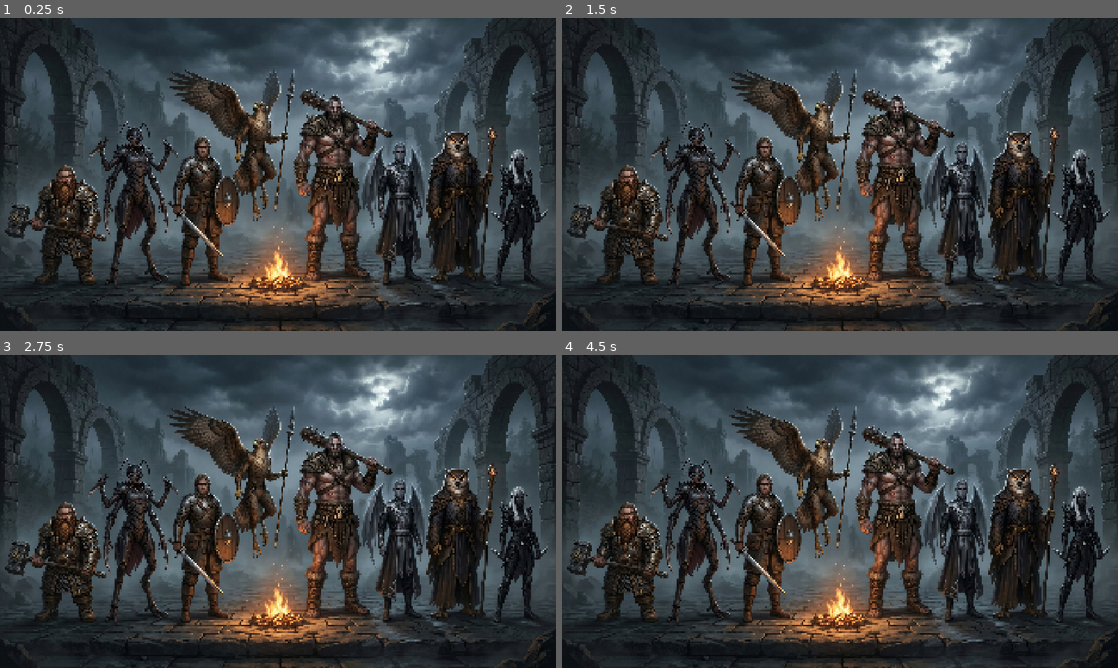
Above: before the commit, frames 1-4 (two rows, left to right).
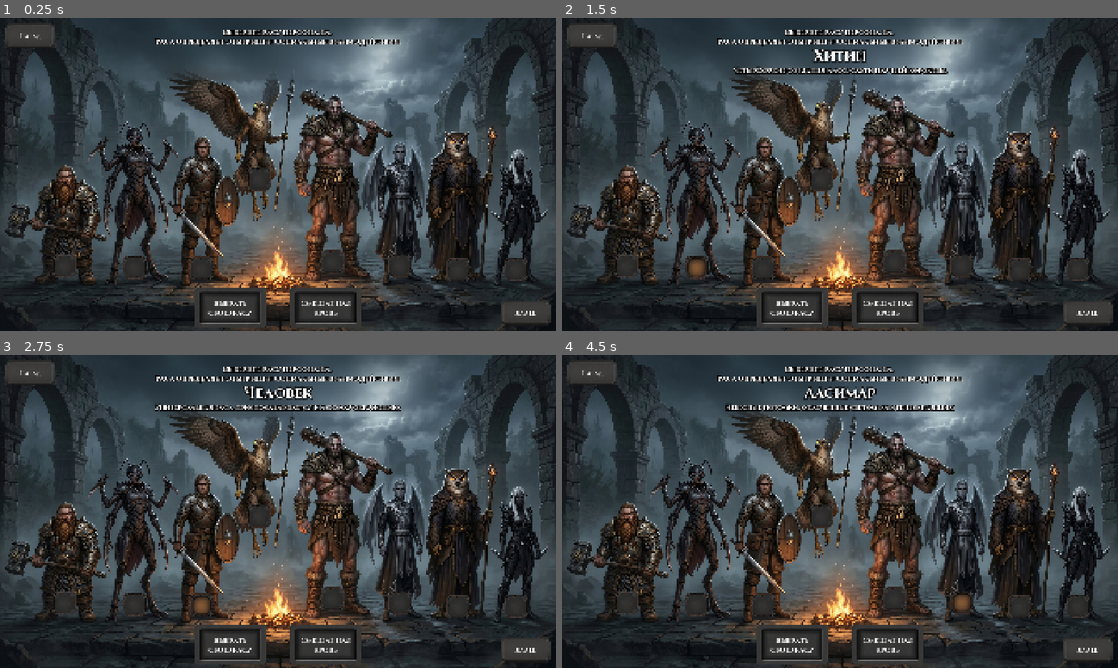
Above: after the commit, the same moments.

Repository: Brodyaga20/DND_Ecosystem
Game: Godot game, scene res://Scenes/RaceSelect.tscn
Two runs of this game, one before a commit and one after it. Both use one fixed random seed, a clock stepped at 60 frames per second and the inputs below. This scene is started directly instead of the project's main scene.
Inputs (mouse positions are in pixels of both pictures, inside the frame that each line leads up to):
- Up to frame 1 (0.25 s): no input
- Up to frame 2 (1.5 s): click (628, 265) at 0.52 s; click (695, 268) at 1.27 s
- Up to frame 3 (2.75 s): click (200, 605) at 2.02 s
- Up to frame 4 (4.5 s): click (823, 514) at 2.77 s; click (895, 599) at 3.52 s; click (962, 602) at 4.27 s

The runs differ from the first frame. In frame 1, 6.7% of the frame differs, in the area x 0-100%, y 1-99%; in frame 2, 7.7%; in frame 3, 7.9%; in frame 4, 7.8%.

Commit message:
feat: add race menu select to character creating

Diff:
--- /dev/null
+++ b/Data/ButtonGroups/RaceSelect.tres
@@ -0,0 +1,3 @@
+[gd_resource type="ButtonGroup" format=3 uid="uid://wtbuphqo2kfd"]
+
+[resource]
--- a/Data/Content.json
+++ b/Data/Content.json
@@ -529,5 +529,111 @@
       "cooldown": null,
       "duration": "мгновенно или до конца следующего хода"
     }
+  ],
+  "races": [
+    {
+      "id": "human",
+      "name": "Человек",
+      "description": "Универсальная раса, приспосабливается к любому окружению.",
+      "lifespan": {
+        "max": 120,
+        "young": [ 16, 25 ],
+        "adult": [ 26, 45 ],
+        "mature": [ 46, 60 ],
+        "old": [ 61, 80 ],
+        "ancient": [ 81, 100 ]
+      }
+    },
+    {
+      "id": "gnome",
+      "name": "Гном",
+      "description": "Крепкий народ кузнецов и шахтёров, славится упорством и мастерством.",
+      "lifespan": {
+        "max": 400,
+        "young": [ 40, 80 ],
+        "adult": [ 81, 180 ],
+        "mature": [ 181, 260 ],
+        "old": [ 261, 340 ],
+        "ancient": [ 341, 400 ]
+      }
+    },
+    {
+      "id": "drow",
+      "name": "Дроу",
+      "description": "Тёмные эльфы подземного мира, искусные убийцы и жрицы Ллос.",
+      "lifespan": {
+        "max": 120,
+        "young": [ 16, 25 ],
+        "adult": [ 26, 45 ],
+        "mature": [ 46, 60 ],
+        "old": [ 61, 80 ],
+        "ancient": [ 81, 100 ]
+      }
+    },
+    {
+      "id": "aasimar",
+      "name": "Аасимар",
+      "description": "Небесные потомки, отмеченные светом или тенью падших.",
+      "lifespan": {
+        "max": 160,
+        "young": [ 16, 40 ],
+        "adult": [ 41, 80 ],
+        "mature": [ 81, 120 ],
+        "old": [ 121, 150 ],
+        "ancient": [ 151, 180 ]
+      }
+    },
+    {
+      "id": "aarakocra",
+      "name": "Ааракокр",
+      "description": "Птицелюди с крыльями, рождённые для неба и войны с высоты.",
+      "lifespan": {
+        "max": 60,
+        "young": [ 3, 10 ],
+        "adult": [ 11, 30 ],
+        "mature": [ 31, 45 ],
+        "old": [ 46, 55 ],
+        "ancient": [ 56, 65 ]
+      }
+    },
+    {
+      "id": "chitin",
+      "name": "Хитин",
+      "description": "Четырёхрукие создания Ллос, слуги паучьей королевы.",
+      "lifespan": {
+        "max": 200,
+        "young": [ 5, 20 ],
+        "adult": [ 21, 80 ],
+        "mature": [ 81, 140 ],
+        "old": [ 141, 180 ],
+        "ancient": [ 181, 220 ]
+      }
+    },
+    {
+      "id": "giant",
+      "name": "Гигант",
+      "description": "Древний народ великанов, чья мощь сокрушает стены.",
+      "lifespan": {
+        "max": 500,
+        "young": [ 30, 80 ],
+        "adult": [ 81, 250 ],
+        "mature": [ 251, 400 ],
+        "old": [ 401, 480 ],
+        "ancient": [ 481, 550 ]
+      }
+    },
+    {
+      "id": "owlin",
+      "name": "Совлин",
+      "description": "Мудрые совы-гуманоиды, хранители знаний и тайн.",
+      "lifespan": {
+        "max": 300,
+        "young": [ 15, 40 ],
+        "adult": [ 41, 120 ],
+        "mature": [ 121, 220 ],
+        "old": [ 221, 280 ],
+        "ancient": [ 281, 330 ]
+      }
+    }
   ]
 }
--- /dev/null
+++ b/Data/LabelSettings/BigLabelsMenu.tres
@@ -0,0 +1,9 @@
+[gd_resource type="LabelSettings" format=3 uid="uid://dw6ogecn6ui48"]
+
+[ext_resource type="FontFile" uid="uid://bmi3qlrfv0fa5" path="res://Assets/Fonts/cinzel_bold.ttf" id="1_1kkaq"]
+
+[resource]
+font = ExtResource("1_1kkaq")
+font_size = 50
+shadow_size = 16
+shadow_color = Color(0, 0, 0, 1)
--- a/Scenes/MageSubclassSelect.tscn
+++ b/Scenes/MageSubclassSelect.tscn
@@ -178,10 +178,10 @@
 
 [node name="Next" type="TextureButton" parent="." unique_id=439917698]
 layout_mode = 0
-offset_left = 1780.0
-offset_top = 1000.0
-offset_right = 1890.0
-offset_bottom = 1055.0
+offset_left = 1730.0
+offset_top = 975.0
+offset_right = 1900.0
+offset_bottom = 1060.0
 texture_normal = ExtResource("7_ncide")
 texture_pressed = ExtResource("8_v76b6")
 texture_hover = ExtResource("9_1xqdg")
@@ -189,8 +189,8 @@
 
 [node name="Label" type="Label" parent="Next" unique_id=1838381678]
 layout_mode = 0
-offset_right = 110.0
-offset_bottom = 55.0
+offset_right = 170.0
+offset_bottom = 85.0
 theme_override_fonts/font = ExtResource("5_y56ip")
 theme_override_font_sizes/font_size = 22
 text = "Далее"
@@ -210,8 +210,8 @@
 
 [node name="Label" type="Label" parent="Back" unique_id=877858948]
 layout_mode = 0
-offset_right = 110.0
-offset_bottom = 55.0
+offset_right = 170.0
+offset_bottom = 85.0
 theme_override_fonts/font = ExtResource("5_y56ip")
 theme_override_font_sizes/font_size = 22
 text = "Назад"
--- a/Scenes/RaceSelect.tscn
+++ b/Scenes/RaceSelect.tscn
@@ -1,6 +1,31 @@
 [gd_scene format=3 uid="uid://binueg1lwvq6l"]
 
 [ext_resource type="Texture2D" uid="uid://fj1epsfb30h1" path="res://Assets/Pictures/BackGrounds/RaceSelect.png" id="1_4jilo"]
+[ext_resource type="Script" uid="uid://ccaqc70bdrb2t" path="res://Scripts/RaceSelect.gd" id="1_pdlaj"]
+[ext_resource type="Texture2D" uid="uid://cuc32rmuknifv" path="res://Assets/Pictures/Buttons/SelectNormal.png" id="2_maeae"]
+[ext_resource type="Texture2D" uid="uid://cn30kk3qvmjxp" path="res://Assets/Pictures/Buttons/SelectPressed.png" id="3_pgoj6"]
+[ext_resource type="ButtonGroup" uid="uid://wtbuphqo2kfd" path="res://Data/ButtonGroups/RaceSelect.tres" id="3_v78ij"]
+[ext_resource type="Texture2D" uid="uid://8u1ju70k1rju" path="res://Assets/Pictures/Buttons/Universal/BackNormal.png" id="5_v78ij"]
+[ext_resource type="Texture2D" uid="uid://lw5wjk0pwr37" path="res://Assets/Pictures/Buttons/Universal/BackPressed.png" id="6_8fc8h"]
+[ext_resource type="Texture2D" uid="uid://c8vrjooon177" path="res://Assets/Pictures/Buttons/Universal/BackHover.png" id="7_3axmt"]
+[ext_resource type="FontFile" uid="uid://bmi3qlrfv0fa5" path="res://Assets/Fonts/cinzel_bold.ttf" id="8_xnjbr"]
+[ext_resource type="Shader" uid="uid://b84kr2bu7ux0h" path="res://Data/Shaders/BackBlur.gdshader" id="10_xnjbr"]
+[ext_resource type="LabelSettings" uid="uid://dphedhg6n6hit" path="res://Data/LabelSettings/UpperTextClassSelect.tres" id="11_snada"]
+[ext_resource type="LabelSettings" uid="uid://k4l2d62tldd2" path="res://Data/LabelSettings/LowerTextClassSelect.tres" id="12_mwdfb"]
+[ext_resource type="LabelSettings" uid="uid://dw6ogecn6ui48" path="res://Data/LabelSettings/BigLabelsMenu.tres" id="12_snada"]
+[ext_resource type="Texture2D" uid="uid://djnul28uqq28v" path="res://Assets/Pictures/Buttons/CharList/UINormal.png" id="14_il6ek"]
+[ext_resource type="Texture2D" uid="uid://kgvvn1ywjmml" path="res://Assets/Pictures/Buttons/CharList/UIPressed.png" id="15_8saal"]
+[ext_resource type="Texture2D" uid="uid://6k4c2c7aqa2y" path="res://Assets/Pictures/Buttons/CharList/UIHover.png" id="16_wonh6"]
+
+[sub_resource type="ShaderMaterial" id="ShaderMaterial_hohw2"]
+shader = ExtResource("10_xnjbr")
+shader_parameter/max_blur_lod = 4.0
+shader_parameter/inner = 0.0
+shader_parameter/outer = 0.7
+shader_parameter/falloff = 1.0
+shader_parameter/tint = Color(0, 0, 0, 0)
+
+[sub_resource type="Theme" id="Theme_il6ek"]
 
 [node name="RaceSelect" type="Control" unique_id=472857401]
 layout_mode = 3
@@ -9,7 +34,242 @@
 anchor_bottom = 1.0
 grow_horizontal = 2
 grow_vertical = 2
-
-[node name="RaceSelect" type="Sprite2D" parent="." unique_id=87146060]
+script = ExtResource("1_pdlaj")
+
+[node name="Background" type="Sprite2D" parent="." unique_id=87146060]
 position = Vector2(960, 540)
 texture = ExtResource("1_4jilo")
+
+[node name="Buttons" type="Control" parent="." unique_id=2026300938]
+anchors_preset = 0
+offset_right = 40.0
+offset_bottom = 40.0
+
+[node name="GnomeButton" type="TextureButton" parent="Buttons" unique_id=943743743]
+layout_mode = 0
+offset_left = 183.0
+offset_top = 816.0
+offset_right = 263.0
+offset_bottom = 896.0
+toggle_mode = true
+button_group = ExtResource("3_v78ij")
+texture_normal = ExtResource("2_maeae")
+texture_pressed = ExtResource("3_pgoj6")
+
+[node name="ChitinButton" type="TextureButton" parent="Buttons" unique_id=2005663874]
+layout_mode = 0
+offset_left = 426.0
+offset_top = 821.0
+offset_right = 506.0
+offset_bottom = 901.0
+toggle_mode = true
+button_group = ExtResource("3_v78ij")
+texture_normal = ExtResource("2_maeae")
+texture_pressed = ExtResource("3_pgoj6")
+
+[node name="HumanButton" type="TextureButton" parent="Buttons" unique_id=920013139]
+layout_mode = 0
+offset_left = 657.0
+offset_top = 824.0
+offset_right = 737.0
+offset_bottom = 904.0
+toggle_mode = true
+button_group = ExtResource("3_v78ij")
+texture_normal = ExtResource("2_maeae")
+texture_pressed = ExtResource("3_pgoj6")
+
+[node name="AarakokraButton" type="TextureButton" parent="Buttons" unique_id=2098763638]
+layout_mode = 0
+offset_left = 856.0
+offset_top = 515.0
+offset_right = 936.0
+offset_bottom = 595.0
+toggle_mode = true
+button_group = ExtResource("3_v78ij")
+texture_normal = ExtResource("2_maeae")
+texture_pressed = ExtResource("3_pgoj6")
+
+[node name="GiantButton" type="TextureButton" parent="Buttons" unique_id=1910934552]
+layout_mode = 0
+offset_left = 1110.0
+offset_top = 801.0
+offset_right = 1190.0
+offset_bottom = 881.0
+toggle_mode = true
+button_group = ExtResource("3_v78ij")
+texture_normal = ExtResource("2_maeae")
+texture_pressed = ExtResource("3_pgoj6")
+
+[node name="AasimarButton" type="TextureButton" parent="Buttons" unique_id=1072857273]
+layout_mode = 0
+offset_left = 1342.0
+offset_top = 814.0
+offset_right = 1422.0
+offset_bottom = 894.0
+toggle_mode = true
+button_group = ExtResource("3_v78ij")
+texture_normal = ExtResource("2_maeae")
+texture_pressed = ExtResource("3_pgoj6")
+
+[node name="OwlinButton" type="TextureButton" parent="Buttons" unique_id=1050005429]
+layout_mode = 0
+offset_left = 1543.0
+offset_top = 829.0
+offset_right = 1623.0
+offset_bottom = 909.0
+toggle_mode = true
+button_group = ExtResource("3_v78ij")
+texture_normal = ExtResource("2_maeae")
+texture_pressed = ExtResource("3_pgoj6")
+
+[node name="DrowButton" type="TextureButton" parent="Buttons" unique_id=627353402]
+layout_mode = 0
+offset_left = 1743.0
+offset_top = 826.0
+offset_right = 1823.0
+offset_bottom = 906.0
+toggle_mode = true
+keep_pressed_outside = true
+button_group = ExtResource("3_v78ij")
+texture_normal = ExtResource("2_maeae")
+texture_pressed = ExtResource("3_pgoj6")
+
+[node name="Back" type="TextureButton" parent="." unique_id=615161199]
+layout_mode = 0
+offset_left = 20.0
+offset_top = 20.0
+offset_right = 190.0
+offset_bottom = 105.0
+texture_normal = ExtResource("5_v78ij")
+texture_pressed = ExtResource("6_8fc8h")
+texture_hover = ExtResource("7_3axmt")
+texture_focused = ExtResource("7_3axmt")
+
+[node name="Label" type="Label" parent="Back" unique_id=2138705743]
+layout_mode = 0
+offset_right = 170.0
+offset_bottom = 85.0
+theme_override_fonts/font = ExtResource("8_xnjbr")
+theme_override_font_sizes/font_size = 22
+text = "Назад"
+horizontal_alignment = 1
+vertical_alignment = 1
+
+[node name="Next" type="TextureButton" parent="." unique_id=181018866]
+layout_mode = 0
+offset_left = 1730.0
+offset_top = 975.0
+offset_right = 1900.0
+offset_bottom = 1060.0
+texture_normal = ExtResource("5_v78ij")
+texture_pressed = ExtResource("6_8fc8h")
+texture_hover = ExtResource("7_3axmt")
+texture_focused = ExtResource("7_3axmt")
+
+[node name="Label" type="Label" parent="Next" unique_id=1577375642]
+layout_mode = 0
+offset_right = 170.0
+offset_bottom = 85.0
+theme_override_fonts/font = ExtResource("8_xnjbr")
+theme_override_font_sizes/font_size = 22
+text = "Далее"
+horizontal_alignment = 1
+vertical_alignment = 1
+
+[node name="Blur" type="ColorRect" parent="." unique_id=1265012004]
+material = SubResource("ShaderMaterial_hohw2")
+layout_mode = 0
+offset_left = 410.0
+offset_top = -1.0
+offset_right = 1510.0
+offset_bottom = 213.0
+color = Color(1, 1, 1, 0)
+
+[node name="Label" type="Label" parent="Blur" unique_id=1928183427]
+layout_mode = 0
+offset_right = 1100.0
+offset_bottom = 130.0
+theme = SubResource("Theme_il6ek")
+theme_override_colors/font_color = Color(1, 1, 1, 1)
+theme_override_font_sizes/font_size = 19
+text = "Выберите расу персонажа.
+Раса определяет отыгрыш и социальные взаимодействия."
+label_settings = ExtResource("11_snada")
+horizontal_alignment = 1
+vertical_alignment = 1
+
+[node name="NameLabel" type="Label" parent="Blur" unique_id=120865145]
+layout_mode = 0
+offset_left = 350.0
+offset_top = 92.0
+offset_right = 750.0
+offset_bottom = 167.0
+text = "Совлин"
+label_settings = ExtResource("12_snada")
+horizontal_alignment = 1
+vertical_alignment = 1
+
+[node name="DescriptionLabel" type="Label" parent="Blur" unique_id=201988045]
+layout_mode = 0
+offset_top = 167.0
+offset_right = 1100.0
+offset_bottom = 212.0
+theme_override_colors/font_color = Color(0, 0, 0, 1)
+theme_override_fonts/font = ExtResource("8_xnjbr")
+theme_override_font_sizes/font_size = 25
+text = "БОЛЬШОЙ АБОБУС"
+label_settings = ExtResource("12_mwdfb")
+horizontal_alignment = 1
+
+[node name="NewRace" type="TextureButton" parent="." unique_id=46745347]
+layout_mode = 0
+offset_left = 670.0
+offset_top = 930.0
+offset_right = 920.0
+offset_bottom = 1070.0
+texture_normal = ExtResource("14_il6ek")
+texture_pressed = ExtResource("15_8saal")
+texture_hover = ExtResource("16_wonh6")
+
+[node name="Label" type="Label" parent="NewRace" unique_id=1501365009]
+layout_mode = 0
+offset_right = 250.0
+offset_bottom = 140.0
+theme_override_fonts/font = ExtResource("8_xnjbr")
+theme_override_font_sizes/font_size = 25
+text = "Выбрать
+свою расу"
+horizontal_alignment = 1
+vertical_alignment = 1
+
+[node name="HalfBlood" type="TextureButton" parent="." unique_id=77954396]
+layout_mode = 0
+offset_left = 1000.0
+offset_top = 930.0
+offset_right = 1250.0
+offset_bottom = 1070.0
+texture_normal = ExtResource("14_il6ek")
+texture_pressed = ExtResource("15_8saal")
+texture_hover = ExtResource("16_wonh6")
+
+[node name="Label" type="Label" parent="HalfBlood" unique_id=181241540]
+layout_mode = 0
+offset_right = 250.0
+offset_bottom = 140.0
+theme_override_fonts/font = ExtResource("8_xnjbr")
+theme_override_font_sizes/font_size = 25
+text = "Смешанная
+кровь"
+horizontal_alignment = 1
+vertical_alignment = 1
+
+[connection signal="pressed" from="Buttons/GnomeButton" to="." method="_on_gnome_button_pressed"]
+[connection signal="pressed" from="Buttons/ChitinButton" to="." method="_on_chitin_button_pressed"]
+[connection signal="pressed" from="Buttons/HumanButton" to="." method="_on_human_button_pressed"]
+[connection signal="pressed" from="Buttons/AarakokraButton" to="." method="_on_aarakokra_button_pressed"]
+[connection signal="pressed" from="Buttons/GiantButton" to="." method="_on_giant_button_pressed"]
+[connection signal="pressed" from="Buttons/AasimarButton" to="." method="_on_aasimar_button_pressed"]
+[connection signal="pressed" from="Buttons/OwlinButton" to="." method="_on_owlin_button_pressed"]
+[connection signal="pressed" from="Buttons/DrowButton" to="." method="_on_drow_button_pressed"]
+[connection signal="pressed" from="Back" to="." method="_on_back_pressed"]
+[connection signal="pressed" from="Next" to="." method="_on_next_pressed"]
--- a/Scenes/RogueSubclassSelect.tscn
+++ b/Scenes/RogueSubclassSelect.tscn
@@ -178,10 +178,10 @@
 
 [node name="Next" type="TextureButton" parent="." unique_id=773371077]
 layout_mode = 0
-offset_left = 1780.0
-offset_top = 1000.0
-offset_right = 1890.0
-offset_bottom = 1055.0
+offset_left = 1730.0
+offset_top = 975.0
+offset_right = 1900.0
+offset_bottom = 1060.0
 texture_normal = ExtResource("7_43c0x")
 texture_pressed = ExtResource("8_w5fkg")
 texture_hover = ExtResource("9_pdefp")
@@ -189,8 +189,8 @@
 
 [node name="Label" type="Label" parent="Next" unique_id=155842162]
 layout_mode = 0
-offset_right = 110.0
-offset_bottom = 55.0
+offset_right = 170.0
+offset_bottom = 85.0
 theme_override_fonts/font = ExtResource("3_rqf5i")
 theme_override_font_sizes/font_size = 22
 text = "Далее"
@@ -210,8 +210,8 @@
 
 [node name="Label" type="Label" parent="Back" unique_id=98913752]
 layout_mode = 0
-offset_right = 110.0
-offset_bottom = 55.0
+offset_right = 170.0
+offset_bottom = 85.0
 theme_override_fonts/font = ExtResource("3_rqf5i")
 theme_override_font_sizes/font_size = 22
 text = "Назад"
--- /dev/null
+++ b/Scenes/SexSelect.tscn
@@ -0,0 +1,61 @@
+[gd_scene format=3 uid="uid://cadh5xa4c8rvd"]
+
+[ext_resource type="Texture2D" uid="uid://jr5ar0l3g8ak" path="res://Assets/Pictures/BackGrounds/SexSelect.png" id="1_6qiwr"]
+[ext_resource type="Texture2D" uid="uid://8u1ju70k1rju" path="res://Assets/Pictures/Buttons/Universal/BackNormal.png" id="2_6dj5y"]
+[ext_resource type="Texture2D" uid="uid://lw5wjk0pwr37" path="res://Assets/Pictures/Buttons/Universal/BackPressed.png" id="3_bqeep"]
+[ext_resource type="Texture2D" uid="uid://c8vrjooon177" path="res://Assets/Pictures/Buttons/Universal/BackHover.png" id="4_0d6f6"]
+[ext_resource type="FontFile" uid="uid://bmi3qlrfv0fa5" path="res://Assets/Fonts/cinzel_bold.ttf" id="5_lpk2v"]
+
+[node name="SexSelect" type="Control" unique_id=1483317639]
+layout_mode = 3
+anchors_preset = 15
+anchor_right = 1.0
+anchor_bottom = 1.0
+grow_horizontal = 2
+grow_vertical = 2
+
+[node name="Background" type="Sprite2D" parent="." unique_id=582594493]
+position = Vector2(960, 540)
+texture = ExtResource("1_6qiwr")
+
+[node name="Back" type="TextureButton" parent="." unique_id=930738295]
+layout_mode = 0
+offset_left = 20.0
+offset_top = 20.0
+offset_right = 190.0
+offset_bottom = 105.0
+texture_normal = ExtResource("2_6dj5y")
+texture_pressed = ExtResource("3_bqeep")
+texture_hover = ExtResource("4_0d6f6")
+texture_focused = ExtResource("4_0d6f6")
+
+[node name="Label" type="Label" parent="Back" unique_id=264321479]
+layout_mode = 0
+offset_right = 170.0
+offset_bottom = 85.0
+theme_override_fonts/font = ExtResource("5_lpk2v")
+theme_override_font_sizes/font_size = 22
+text = "Назад"
+horizontal_alignment = 1
+vertical_alignment = 1
+
+[node name="Next" type="TextureButton" parent="." unique_id=1008848211]
+layout_mode = 0
+offset_left = 1730.0
+offset_top = 975.0
+offset_right = 1900.0
+offset_bottom = 1060.0
+texture_normal = ExtResource("2_6dj5y")
+texture_pressed = ExtResource("3_bqeep")
+texture_hover = ExtResource("4_0d6f6")
+texture_focused = ExtResource("4_0d6f6")
+
+[node name="Label" type="Label" parent="Next" unique_id=633114311]
+layout_mode = 0
+offset_right = 170.0
+offset_bottom = 85.0
+theme_override_fonts/font = ExtResource("5_lpk2v")
+theme_override_font_sizes/font_size = 22
+text = "Далее"
+horizontal_alignment = 1
+vertical_alignment = 1
--- a/Scenes/WarriorSubclassSelect.tscn
+++ b/Scenes/WarriorSubclassSelect.tscn
@@ -150,8 +150,8 @@
 
 [node name="Label" type="Label" parent="Back" unique_id=1609480623]
 layout_mode = 0
-offset_right = 110.0
-offset_bottom = 55.0
+offset_right = 170.0
+offset_bottom = 85.0
 theme_override_fonts/font = ExtResource("4_he2xf")
 theme_override_font_sizes/font_size = 22
 text = "Назад"
@@ -194,10 +194,10 @@
 
 [node name="Next" type="TextureButton" parent="." unique_id=1580913649]
 layout_mode = 0
-offset_left = 1780.0
-offset_top = 1000.0
-offset_right = 1890.0
-offset_bottom = 1055.0
+offset_left = 1730.0
+offset_top = 975.0
+offset_right = 1900.0
+offset_bottom = 1060.0
 texture_normal = ExtResource("8_rhhlt")
 texture_pressed = ExtResource("9_fcqf1")
 texture_hover = ExtResource("10_sdeiy")
@@ -205,8 +205,8 @@
 
 [node name="Label" type="Label" parent="Next" unique_id=760982125]
 layout_mode = 0
-offset_right = 110.0
-offset_bottom = 55.0
+offset_right = 170.0
+offset_bottom = 85.0
 theme_override_fonts/font = ExtResource("4_he2xf")
 theme_override_font_sizes/font_size = 22
 text = "Далее"
--- a/Scripts/DataManager.gd
+++ b/Scripts/DataManager.gd
@@ -4,6 +4,7 @@
 var subclasses = []
 var archetypes = []
 var abilities = []
+var races = []
 var resource
 
 func _ready():
@@ -18,7 +19,8 @@
 			classes = json["classes"]
 			subclasses = json["subclasses"]
 			archetypes = json["archetypes"]
-			abilities = json.get("abilities", [])
+			races = json["races"]
+			abilities = json["abilities"]
 
 func get_class_data(id: String):
 	for c in classes:
@@ -44,6 +46,12 @@
 			return a
 	return null
 
+func get_race_data(id: String):
+	for r in races:
+		if r["id"] == id:
+			return r
+	return null
+
 func get_resource_from_subclass(id: String):
 	for s in subclasses:
 		if s["id"] == id:
@@ -55,7 +63,6 @@
 		if a["direction"] == subclass and a["tier"] == 0:
 			return a
 
-
 func get_subclasses_for_class(class_id: String):
 	var result = []
 	for s in subclasses:
--- a/Scripts/GameManager.gd
+++ b/Scripts/GameManager.gd
@@ -43,12 +43,17 @@
 		"resources": null, # позже заполним из данных подкласса
 		"background": background,
 		"traits": traits,
-		"starting_gear": starting_gear,
 		"hp_current": 40 + stats.get("strength", 0) * 10,  # начальное ХП
 		"hp_max": 40 + stats.get("strength", 0) * 10,
 		"created": Time.get_datetime_string_from_system(),
 		"locked": false,
-		"abilities_known": [DataManager.get_start_ability_for_subclass(subclass_id)["id"]]
+		"abilities_known": [DataManager.get_start_ability_for_subclass(subclass_id)["id"]],
+		"race_id": "",
+		"sex": "",
+		"age": "",
+		"inventory": [],
+		"equipment": {"head": "", "chest": "", "legs": "", "feet": "", "right_hand": "", "left_hand": "", "arrows": "", "bracers": "", "knee_pads": ""},
+		"effects": ""
 	}
 
 
--- a/Scripts/Profile.gd
+++ b/Scripts/Profile.gd
@@ -55,7 +55,7 @@
 func update_data(selected_subclass):
 	$Editable/History/History.text = character_data.get("background", "")
 	$Editable/Traits/Traits.text = character_data.get("traits", "")
-	$Avatar.texture = load("res://Assets/Avatars/" + selected_subclass + ".png")
+	$Avatar.texture = load("res://Assets/Pictures/Avatars/" + selected_subclass + ".png")
 
 func update_stats(stats):
 	$StatsContainer/StrengthLabel.text = "Сила: " + str(int(stats["strength"]))
--- /dev/null
+++ b/Scripts/RaceSelect.gd
@@ -0,0 +1,63 @@
+extends Control
+
+var subclass = ""
+var wayback = ""
+var selected_race_id = ""
+
+func _ready():
+	subclass = TempData.subclass_id
+	if subclass == "mage":
+		wayback = "res://Scenes/MageSubclassSelect.tscn"
+	elif subclass == "assasin":
+		wayback = "res://Scenes/RogueSubclassSelect.tscn"
+	else:
+		wayback = "res://Scenes/WarriorSubclassSelect.tscn"
+	TempData.reset()  # сброс временных данных
+	$Next.disabled = true
+	$Blur/NameLabel.text = ""
+	$Blur/DescriptionLabel.text = ""
+
+
+
+
+func _on_gnome_button_pressed() -> void:
+	select_race("gnome")
+
+func _on_chitin_button_pressed():
+	select_race("chitin")
+
+func _on_human_button_pressed() -> void:
+	select_race("human")
+
+func _on_aarakokra_button_pressed() -> void:
+	select_race("aarakocra")
+
+func _on_giant_button_pressed() -> void:
+	select_race("giant")
+
+func _on_aasimar_button_pressed() -> void:
+	select_race("aasimar")
+
+func _on_owlin_button_pressed() -> void:
+	select_race("owlin")
+
+func _on_drow_button_pressed() -> void:
+	select_race("drow")
+
+func select_race(race_id: String):
+	selected_race_id = race_id
+	TempData.race_id = race_id
+	var race_data = DataManager.get_race_data(race_id)
+	if race_data:
+		$Blur/NameLabel.text = race_data["name"]
+		$Blur/DescriptionLabel.text = race_data["description"]
+		$Next.disabled = false
+
+func _on_back_pressed() -> void:
+	get_tree().change_scene_to_file(wayback)
+	pass # Replace with function body.
+
+
+func _on_next_pressed() -> void:
+	get_tree().change_scene_to_file("res://Scenes/SexSelect.tscn")
+	pass # Replace with function body.
--- a/Scripts/TempCharacterData.gd
+++ b/Scripts/TempCharacterData.gd
@@ -3,6 +3,7 @@
 var class_id = ""
 var subclass_id = ""
 var character_name = ""
+var race_id = ""
 var stats = {
 	"strength": 0,
 	"dexterity": 0,
@@ -12,6 +13,7 @@
 var history = ""
 var traits = ""
 
+
 func reset():
 	class_id = ""
 	subclass_id = ""
Binary file changed: Assets/Pictures/Buttons/SelectNormal.png
Binary file changed: Assets/Pictures/Buttons/SelectPressed.png
Not shown, added: Scripts/RaceSelect.gd.uid
